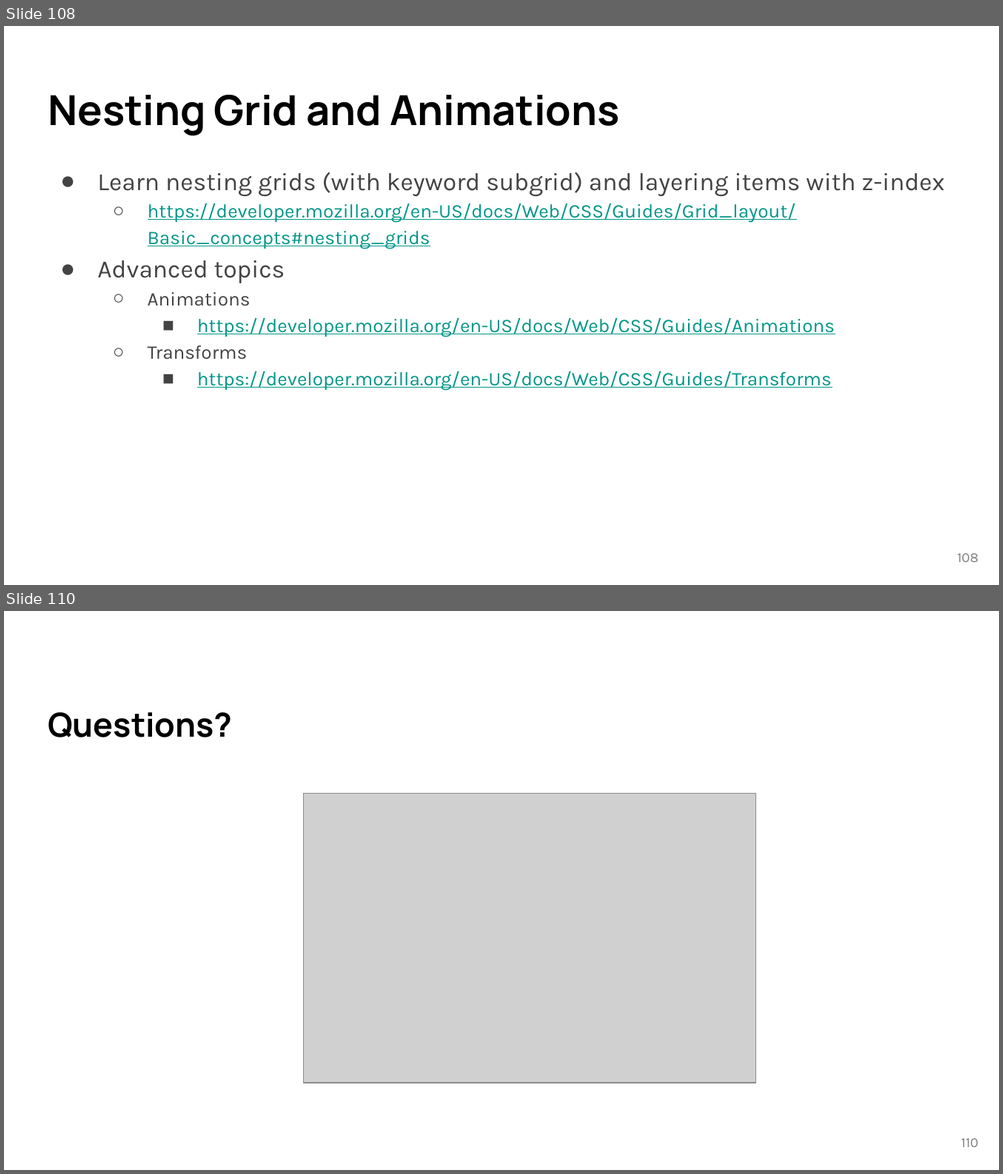
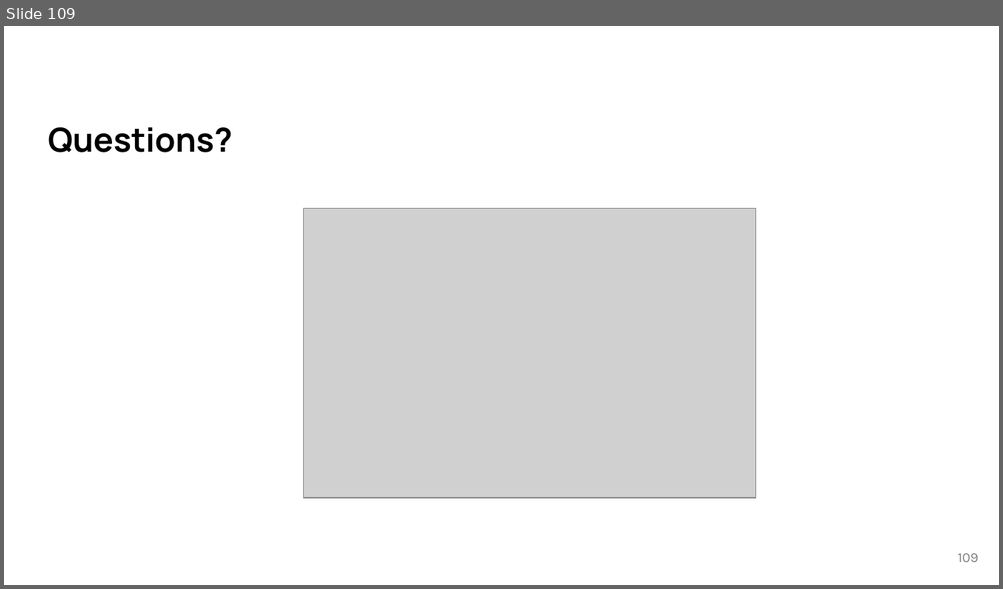
Before and after one commit to lancwyy/WebDev, a slide deck: Lecture_Materials/03-CSS.pptx. Shown one above the other, each under a label of ours: slides 108 and 110 before the commit, slide 109 after it; the slides between them are not shown. The pictures are 1003x1174 and 1003x589 pixels, drawn with LibreOffice and Linux fonts; fonts in the diff are those of the drawing; grey boxes stand for pictures. Boxes give left, top, right and bottom in pixels: in the first picture for what was removed or moved away, otherwise in the second. Text is boxed around its words. In the diff, an @@ line names an element or a change of style, - is before the commit and + after.

```diff
--- a/Lecture_Materials/03-CSS.pptx
+++ b/Lecture_Materials/03-CSS.pptx
@@ slide 108 removed at (4,26,999,585), background #FFFFFF @@
@@ title removed at (48,95,620,136) @@
-Nesting Grid and Animations
@@ text removed at (97,173,945,391) @@
-● Learn nesting grids (with keyword subgrid) and layering items with z-index
-  ○ https://developer.mozilla.org/en-US/docs/Web/CSS/Guides/Grid_layout/Basic_concepts#nesting_grids
-● Advanced topics
-  ○ Animations
-    ■ https://developer.mozilla.org/en-US/docs/Web/CSS/Guides/Animations
-  ○ Transforms
-    ■ https://developer.mozilla.org/en-US/docs/Web/CSS/Guides/Transforms
@@ page number removed at (957,554,979,562) @@
-108
@@ what was slide 110 is now slide 109 @@
@@ page number at (957,554,978,562): text changed @@
-110
+109
```
Also in this commit, not shown: 3 slides changed, 1 slide added, 1 other slide removed, 19 other files.
